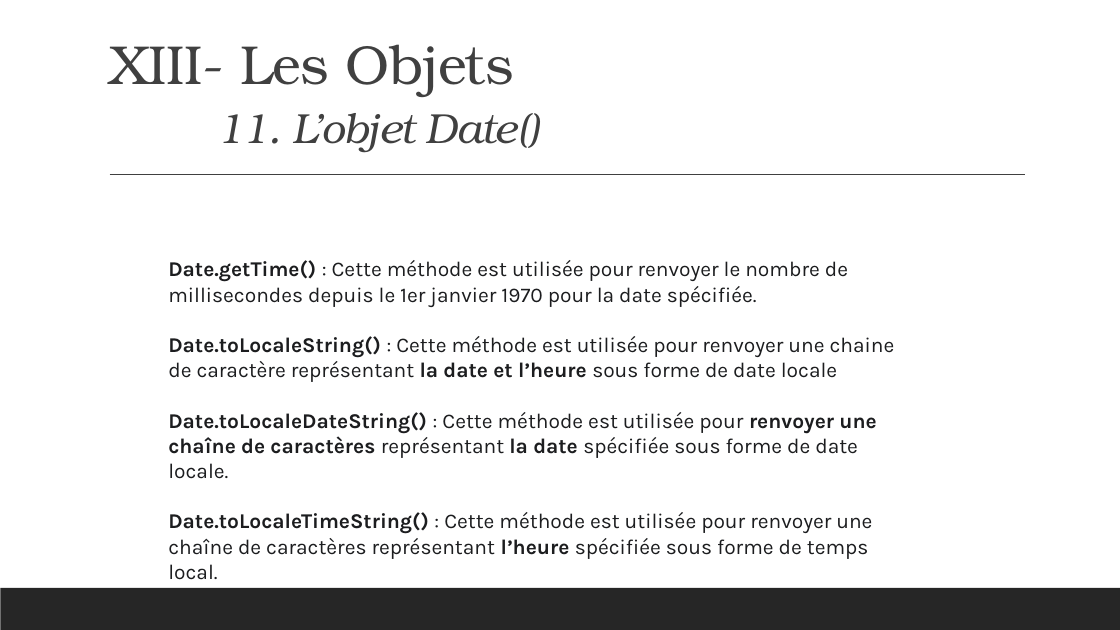
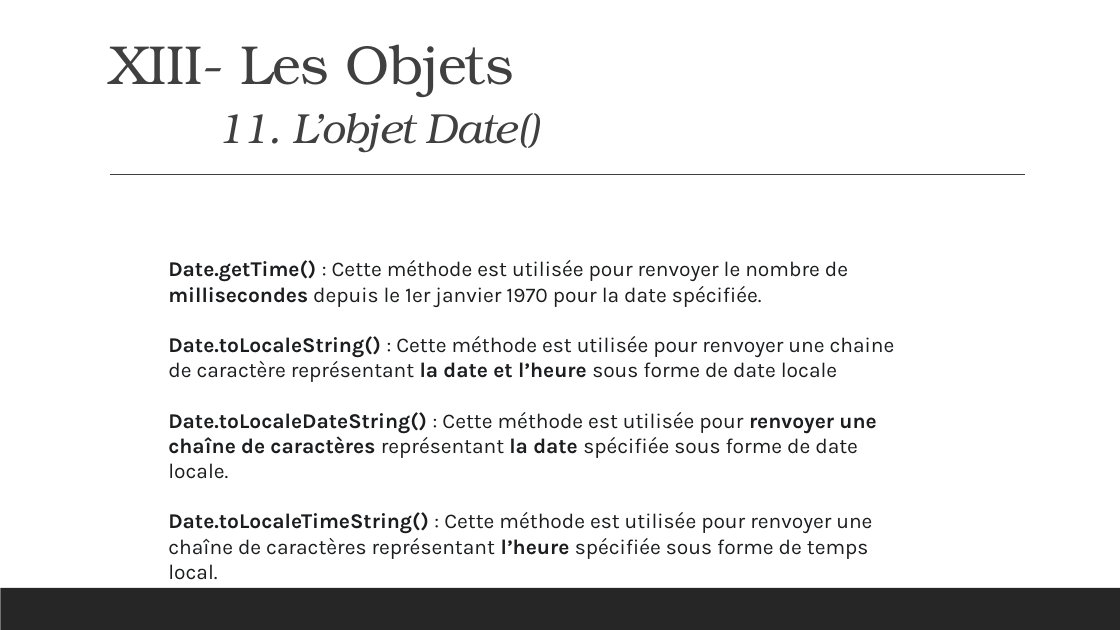
Before and after one commit to bldr4/JavaScript, a slide deck: slide 138 of js.pptx. Drawn at 1120x630 pixels with LibreOffice and Linux fonts; fonts in the diff are those of the drawing. Boxes give left, top, right and bottom in pixels: in the first picture for what was removed or moved away, otherwise in the second. Text is boxed around its words. In the diff, an @@ line names an element or a change of style, - is before the commit and + after.

```diff
--- a/js.pptx
+++ b/js.pptx
@@ text at (168, 260, 848, 307): bold on in "millisecondes" @@
```
Also in this commit, not shown: 5 other slides changed, 8 other files.
